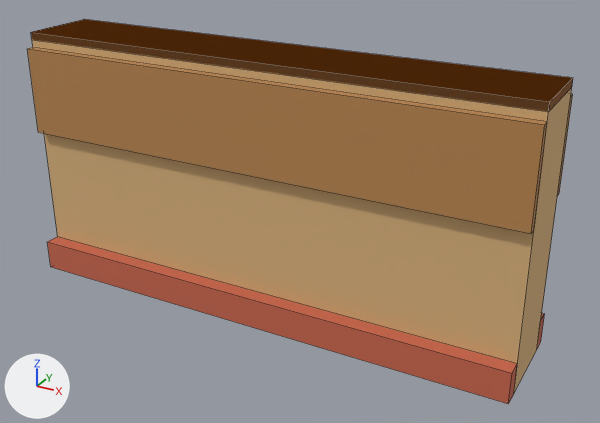
The Blender file assets/managed-models/textile-interior/partition/partition.blend as it was, and as the next commit left it.
The view is the same before and after, from a 50 mm camera at (0.741, -1.246, 0.83) aimed at (0.052, 0.006, 0.205). Lighting does not change. The marker at lower left points along +X, +Y and +Z. The older version comes first. Mesh edges are drawn as thin lines.

The first picture shows 'partition'.
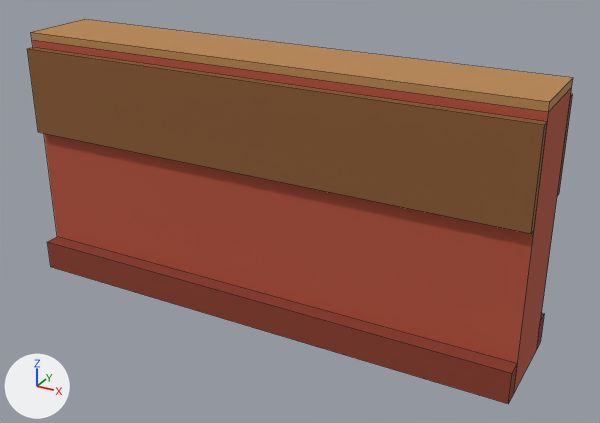
Location of each change, [x1, y1, x2, y2] in pixels of the pictures (600 x 423 px; the box of a moved part takes in the faces that stretch with it):
```json
{"object": "partition", "change": "reshaped, surface changed", "before": [27, 19, 573, 404], "after": [27, 19, 573, 404], "on screen": "darker"}
{"part": 1, "of": "me_partition", "change": "moved or reshaped", "before": [31, 32, 573, 393], "after": [32, 40, 572, 393]}
{"part": 2, "of": "me_partition", "change": "surface changed", "before": [27, 19, 573, 404], "after": [27, 19, 573, 404], "on screen": "darker"}
```

Edits to the scene script, one JSON object a line:
```json
{"block": "me_partition", "where": "me_partition.from_pydata(...)  # 48 vertices, 36 faces; spans x -0.5..0.5, y -0.105..0.105, z 0.0..0.5"}
{"block": "me_partition", "where": "# used by ob_partition; location = (0.0, 0.0, 0.0)"}
{"block": "me_partition", "where": "# before: 4 (-0.5, -0.075, 0.5) at pixel (30, 32), 5 (0.5, -0.075, 0.5) at pixel (549, 101), 6 (0.5, 0.075, 0.5) at pixel (573, 77), 7 (-0.5, 0.075, 0.5) at pixel (84, 19)"}
{"block": "me_partition", "change": "me_partition part 1"}
{"op": "add", "block": "me_partition", "code": "for i in [*range(4, 8)]: me_partition.vertices[i].co += Vector((0.0, 0.0, -0.015))"}
{"block": "me_partition", "change": "me_partition part 2: texture (UV) coordinates of 36 of 36 faces, centred in x -0.5..0.5, y -0.105..0.105, z 0.0..0.5, changed; they spanned u 0.19..0.81, v 0.5..0.5 and now span u 0.31..0.94, v 0.5..0.5"}
```
